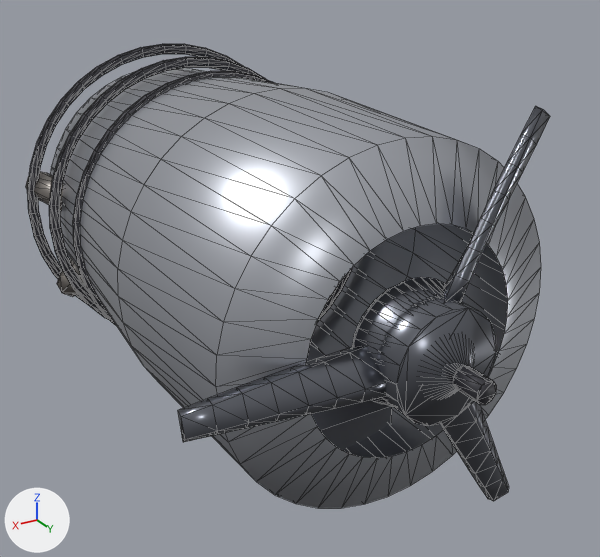
Renders of the glTF model models/prop_engine.glb from each side of a commit.
Before and after are seen from a 50 mm lens placed at (1.17, 2.26, 0.95), pointed at (-0.03, 0.26, -0.05). Every picture has the same lights, and +X, +Y and +Z are marked at lower left. The picture after the commit comes second. Mesh edges are drawn as thin lines. Where no turn or scale is listed for an object, it has been applied to the vertices. Vertices at exactly the same position are counted once.

The first picture shows 'Prop', 'prop_engine'.
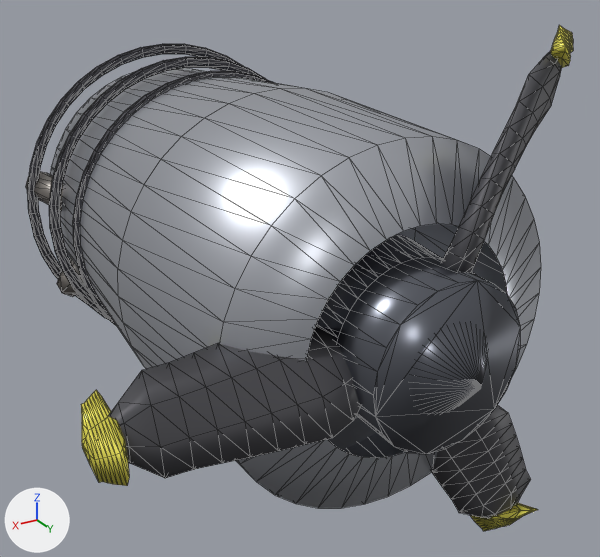
Changed parts and their boxes [x1, y1, x2, y2] in the pictures (600 x 557 px):
'Prop', reshaped, moved (32% wider, 28% taller)
    before: [178, 106, 550, 501]
    after: [81, 25, 573, 531]
part 1 of me_cowl, rebuilt
    before: [353, 277, 475, 407]
    after: [316, 235, 488, 414]
part 2 of me_cowl, deleted
    before: [453, 366, 497, 405]
part 3 of me_cylinder_006, added
    after: [335, 257, 521, 454]
part 4 of me_cylinder_006, rebuilt (43% wider, 14% taller)
    before: [440, 401, 509, 501]
    after: [432, 405, 531, 519]
part 5 of me_cylinder_006, rebuilt
    before: [444, 106, 550, 303]
    after: [441, 52, 562, 273]
part 6 of me_cylinder_006, added
    after: [108, 326, 361, 478]
part 7 of me_cylinder_006, added (yellow)
    after: [81, 390, 129, 486]
part 8 of me_cylinder_006, added (yellow)
    after: [470, 503, 538, 531]
part 9 of me_cylinder_006, added (yellow)
    after: [550, 25, 573, 68]
part 10 of me_cylinder_006, deleted
    before: [352, 287, 496, 426]
part 11 of me_cylinder_006, deleted
    before: [178, 347, 387, 442]

The change, as a list of edits to the scene's bpy script:
```text
Add mat_tip:
    mat_tip = principled_material('tip')
    mat_tip.base_color = (0.85, 0.78, 0.1)  # yellow #ede559
    mat_tip.metallic = 0.4
    mat_tip.roughness = 0.4
Add mat_blade:
    mat_blade = principled_material('blade')
    mat_blade.base_color = (0.08, 0.08, 0.09)  # dark grey #505055
    mat_blade.metallic = 0.35
Change me_cowl:
    used by ob_prop_engine; location = (0.0, 0.0, 0.0)
    remove me_cowl.from_pydata(...)  # 1669 vertices, 3188 faces; spans x -0.55..0.55, y -0.85..1.11, z -0.59..0.55
    add me_cowl.from_pydata(...)  # 1689 vertices, 3232 faces; spans x -0.55..0.55, y -0.85..1.09, z -0.59..0.55
    me_cowl part 1: the loose piece of 81 vertices spanning x -0.17..0.17, y 0.83..1.05, z -0.17..0.17 is rebuilt with 121 vertices and now spans x -0.23..0.23, y 0.67..1.09, z -0.23..0.23
    me_cowl part 2: the loose piece of 20 vertices spanning x -0.03..0.03, y 1.03..1.11, z -0.03..0.03 is deleted
Change me_cylinder_006:
    used by ob_prop; location = (0.0, 0.89, 0.0)
    remove me_cylinder_006.from_pydata(...)  # 136 vertices, 256 faces; spans x -0.346..0.63, y -0.09..0.09, z -0.561..0.564
    add me_cylinder_006.from_pydata(...)  # 444 vertices, 860 faces; spans x -0.469..0.825, y -0.14..0.14, z -0.739..0.738
    me_cylinder_006 part 3: a new loose piece, a 24-sided cylinder along y spanning x -0.22..0.22, y -0.14..0.14, z -0.22..0.22, in mat_spinner (grey #6f737c)
    me_cylinder_006 part 4: the loose piece of 32 vertices spanning x -0.346..-0.025, y -0.067..0.051, z -0.561..-0.083 is rebuilt with 66 vertices and now spans x -0.429..-0.047, y -0.104..0.106, z -0.7..-0.128, in mat_blade (dark grey #505055)
    me_cylinder_006 part 5: the loose piece of 32 vertices spanning x -0.342..-0.014, y -0.067..0.051, z 0.09..0.564 is rebuilt with 66 vertices and now spans x -0.43..-0.042, y -0.104..0.106, z 0.131..0.7, in mat_blade (dark grey #505055)
    me_cylinder_006 part 6: a new loose piece of 66 vertices spanning x 0.18..0.8, y -0.104..0.106, z -0.105..0.106, in mat_blade (dark grey #505055)
    me_cylinder_006 part 7: a new loose piece of 66 vertices spanning x 0.75..0.825, y -0.073..0.074, z -0.074..0.074, in mat_tip (yellow #ede559)
    me_cylinder_006 part 8: a new loose piece of 66 vertices spanning x -0.469..-0.32, y -0.073..0.074, z -0.739..-0.627, in mat_tip (yellow #ede559)
    me_cylinder_006 part 9: a new loose piece of 66 vertices spanning x -0.469..-0.321, y -0.073..0.074, z 0.627..0.738, in mat_tip (yellow #ede559)
    me_cylinder_006 part 10: the loose piece of 40 vertices spanning x -0.15..0.15, y -0.09..0.09, z -0.15..0.15 is deleted
    me_cylinder_006 part 11
    32 vertices are removed from x 0.13..0.63, y -0.067..0.051, z -0.059..0.046
    60 faces are deleted
    add me_cylinder_006.materials.append(mat_blade)  # dark grey #505055
    add me_cylinder_006.materials.append(mat_tip)  # yellow #ede559
Change ob_prop:
    ob_prop.location: (0.0, 0.89, 0.0) -> (0.0, 0.85, 0.0)
```
